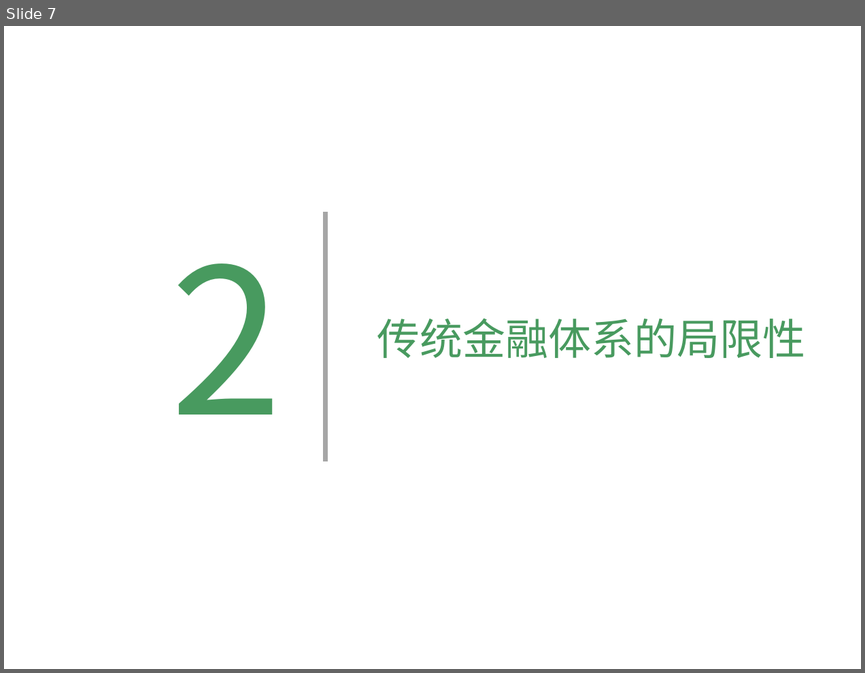
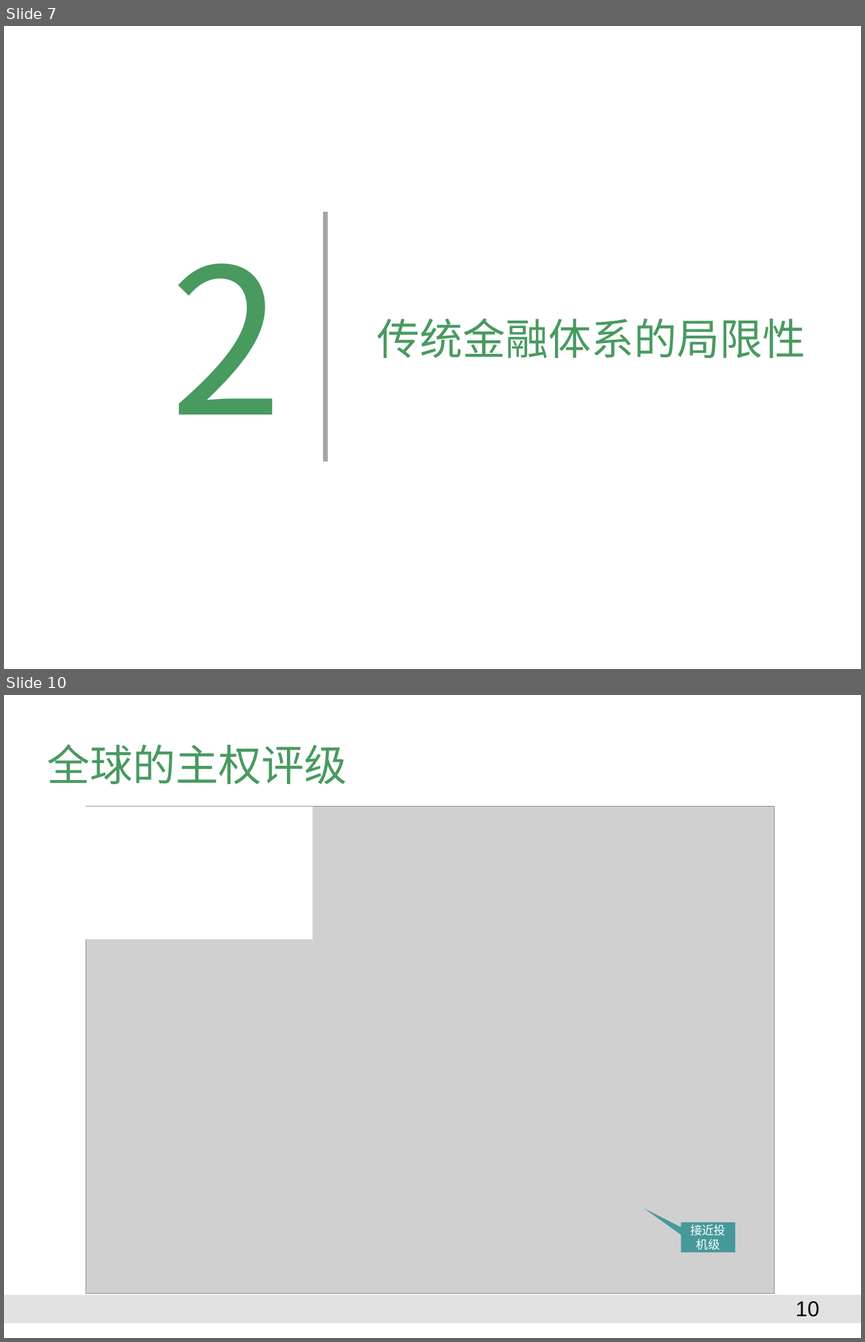
Before and after one commit to Catfeeds/DOC, a slide deck: 阿曼/proposal for Oman.pptx. Shown one above the other, each under a label of ours: slide 7 before the commit, slides 7 and 10 after it; the slides between them are not shown. The pictures are 865x673 and 865x1342 pixels, drawn with LibreOffice and Linux fonts; fonts in the diff are those of the drawing; grey boxes stand for pictures; background and template pictures are left out. Boxes give left, top, right and bottom in pixels: in the first picture for what was removed or moved away, otherwise in the second. Text is boxed around its words. In the diff, an @@ line names an element or a change of style, - is before the commit and + after.

```diff
--- a/阿曼/proposal for Oman.pptx
+++ b/阿曼/proposal for Oman.pptx
@@ slide 10 added at (x1=4, y1=695, x2=861, y2=1338), background #FFFFFF @@
@@ title added at (x1=48, y1=744, x2=347, y2=784), 36 pt, text #489A5F @@
+全球的主权评级
@@ rectangle added at (x1=81, y1=807, x2=313, y2=939), fill #FFFFFF @@
@@ picture added at (x1=86, y1=807, x2=775, y2=1293) @@
@@ speech box added at (x1=681, y1=1222, x2=735, y2=1252), fill #46999B, 10 pt, text #FFFFFF @@
+接近投机级
@@ rectangle added at (x1=4, y1=1295, x2=861, y2=1323), fill #E2E2E2 @@
@@ page number added at (x1=796, y1=1301, x2=819, y2=1317), 18 pt, text #000000 @@
+10
```
Also in this commit, not shown: 3 slides changed, 7 other slides added, 1 slide removed, 4 other files.
